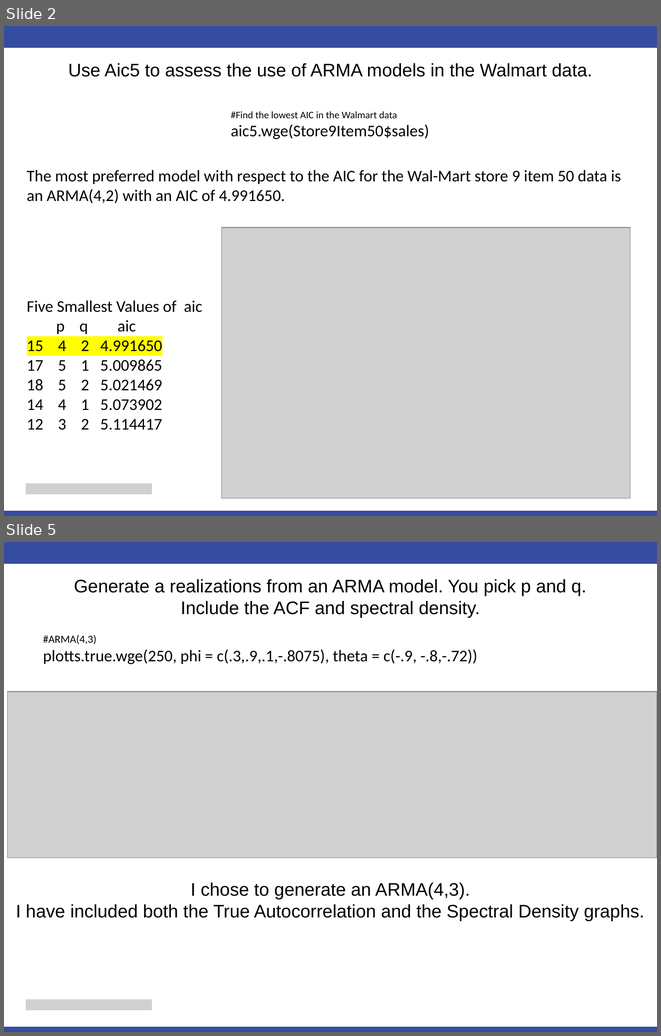
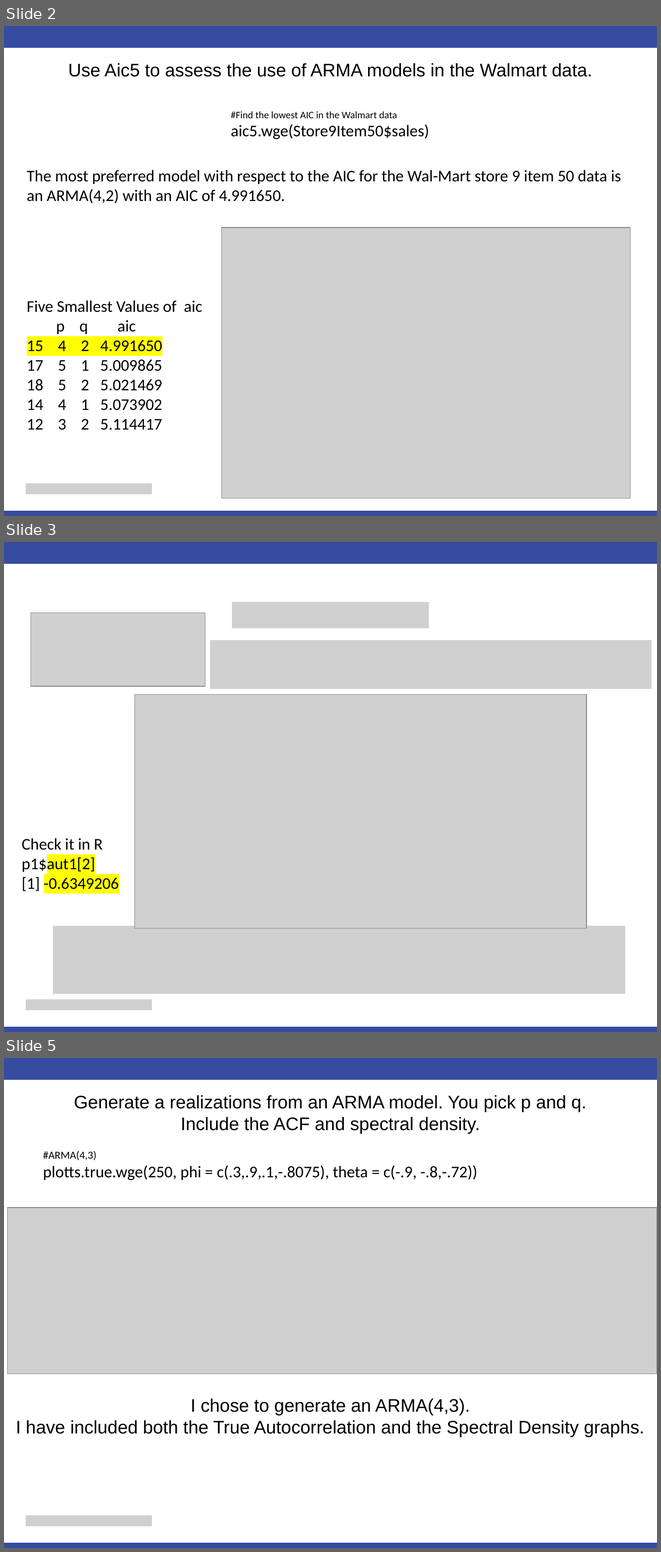
Before and after one commit to cmadding/MSDS6373, a slide deck: Unit05/Chad_Madding_Unit 5 For Live Session.pptx. Shown one above the other, each under a label of ours: slides 2 and 5 before the commit, slides 2, 3 and 5 after it; the slides between them are not shown. The pictures are 661x1036 and 661x1552 pixels, drawn with LibreOffice and Linux fonts; fonts in the diff are those of the drawing; grey boxes stand for pictures. Boxes give left, top, right and bottom in pixels: in the first picture for what was removed or moved away, otherwise in the second. Text is boxed around its words. In the diff, an @@ line names an element or a change of style, - is before the commit and + after.

```diff
--- a/Unit05/Chad_Madding_Unit 5 For Live Session.pptx
+++ b/Unit05/Chad_Madding_Unit 5 For Live Session.pptx
@@ slide 3 added at [4,542,657,1032], background #FFFFFF; not listed: 2 template elements that a slide beside it also shows @@
@@ picture added at [232,602,429,628] @@
@@ picture added at [31,612,205,686] @@
@@ picture added at [210,640,651,689] @@
@@ picture added at [134,694,586,928] @@
@@ text added at [21,838,119,891], 18 pt, text #000000 @@
+Check it in R
+p1$aut1[2]
+[1] -0.6349206
@@ picture added at [53,925,625,993] @@
@@ picture added at [26,999,151,1010] @@
```
Also in this commit, not shown: 2 slides changed, 1 slide removed, 14 other files.
